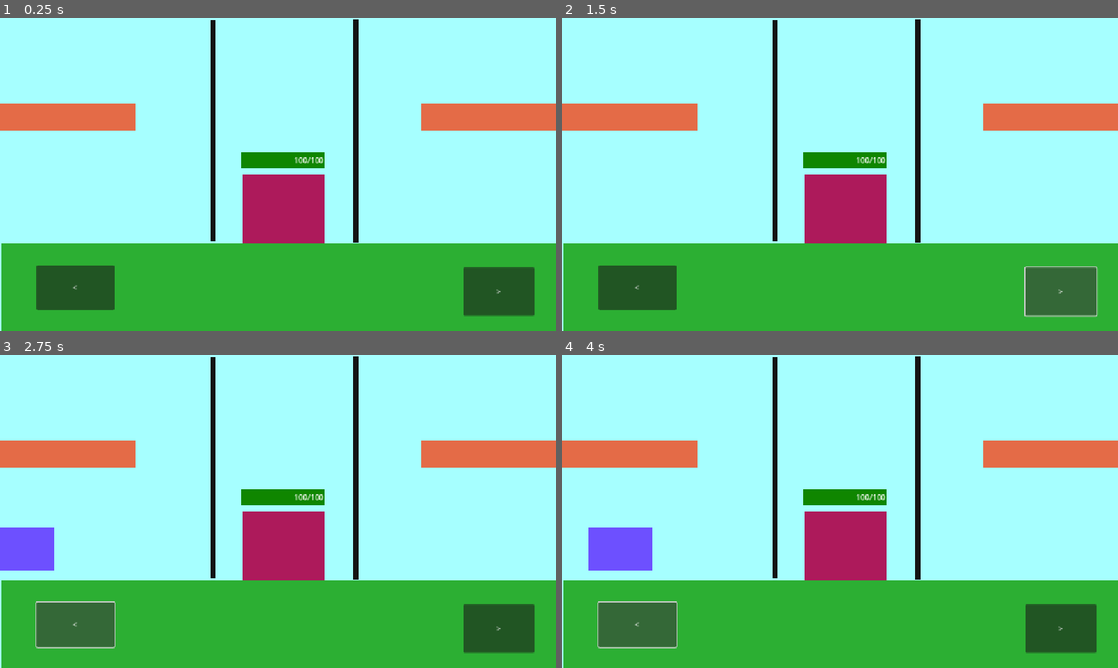
Above: before the commit, frames 1-4 (two rows, left to right).
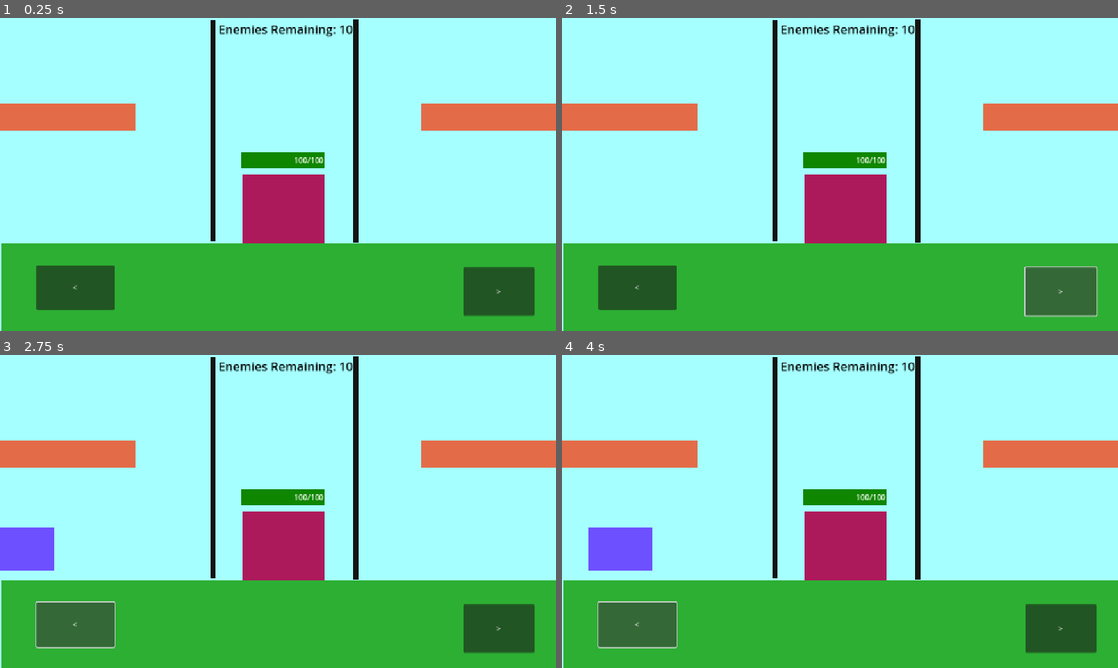
Above: after the commit, the same moments.

Repository: ninjadragonliu/Something
Game: Godot game, scene res://Scenes/world.tscn
Two runs of this game, one before a commit and one after it. Both use one fixed random seed, a clock stepped at 60 frames per second and the inputs below. The project has no main scene, so this scene is started directly.
Inputs:
- Up to frame 1 (0.25 s): no input
- Up to frame 2 (1.5 s): click "<" at 0.5 s; click ">" at 1.25 s
- Up to frame 3 (2.75 s): click "<" at 2 s
- Up to frame 4 (4 s): click ">" at 2.75 s; click "<" at 3.5 s

The runs differ from the first frame. In frame 1, 0.4% of the frame differs, in the area x 39-64%, y 2-7%; in frame 2, 0.4%; in frame 3, 0.4%; in frame 4, 0.4%.

Commit message:
added label for number of enemies remaining

Diff:
--- a/something/Scenes/world.tscn
+++ b/something/Scenes/world.tscn
@@ -137,10 +137,22 @@
 position = Vector2(736, 232.5)
 shape = SubResource("RectangleShape2D_8j60k")
 
-[node name="Enemies" type="Node" parent="." groups=["enemy manager"]]
-
 [node name="Enemies2" type="Node2D" parent="."]
 script = ExtResource("3_5a7ea")
+
+[node name="EnemiesRemaining" type="Label" parent="."]
+layout_mode = 1
+anchors_preset = 5
+anchor_left = 0.5
+anchor_right = 0.5
+offset_left = -124.0
+offset_top = 4.0
+offset_right = 190.0
+offset_bottom = 46.0
+grow_horizontal = 2
+theme_override_colors/font_color = Color(0, 0, 0, 1)
+theme_override_font_sizes/font_size = 25
+text = "Enemies Remaing : 10"
 
 [connection signal="pressed" from="Left" to="." method="_on_left_pressed"]
 [connection signal="pressed" from="Right" to="." method="_on_right_pressed"]
--- a/something/Scripts/enemies.gd
+++ b/something/Scripts/enemies.gd
@@ -2,7 +2,6 @@
 
 var enemies_num = 0
 
-var enemies_spawned_amount = 0
 var enemies_amount = 10
 var enemies_speed = 1
 var boss_speed = 1.5
@@ -31,4 +30,3 @@
 	enemy.speed = enemies_speed
 	add_child(enemy)
 	enemies_num += 1
-	print(enemies_num)
--- a/something/Scripts/world.gd
+++ b/something/Scripts/world.gd
@@ -5,8 +5,10 @@
 
 var enemy_in_range_left
 var enemy_in_range_right
+var enemies_remaning
 
 func _ready() -> void:
+	enemies_remaning = enemies.enemies_amount
 	var timer = Timer.new()
 	timer.wait_time = 2.0  # 每 2 秒生成一个敌人
 	timer.autostart = true
@@ -21,6 +23,7 @@
 	#for i in range(5):
 		#enemies.spawn_enemy()
 	#enemies.spawn_enemy()
+	$EnemiesRemaining.text = "Enemies Remaining: " + str(enemies_remaning)
 
 func _on_left_pressed() -> void:
 	# if enemy comes into line
@@ -28,6 +31,7 @@
 	if enemy_in_range_left:
 		#player.attack_left()
 		player.attack(enemy_in_range_left)
+		enemies_remaning -= 1
 
 
 func _on_right_pressed() -> void:
@@ -36,6 +40,7 @@
 	if enemy_in_range_right:
 		#player.attack_right()
 		player.attack(enemy_in_range_right)
+		enemies_remaning -= 1
 
 
 func _on_line_left_body_entered(body: Node2D) -> void:
